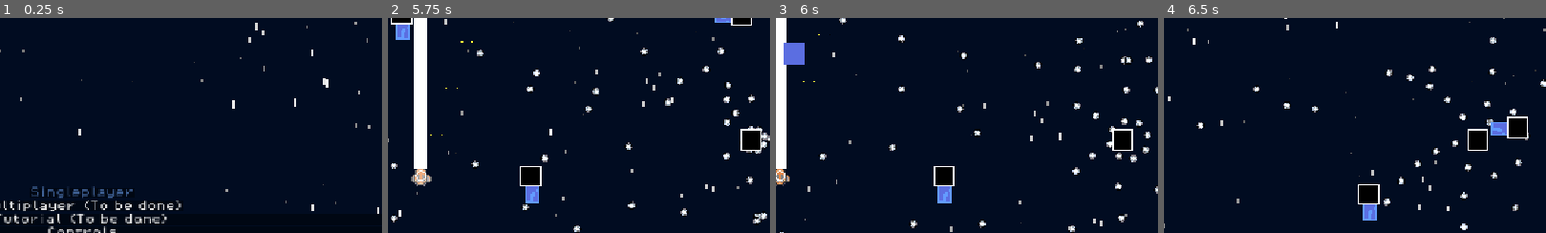
Above: before the commit, frames 1-4 (left to right).
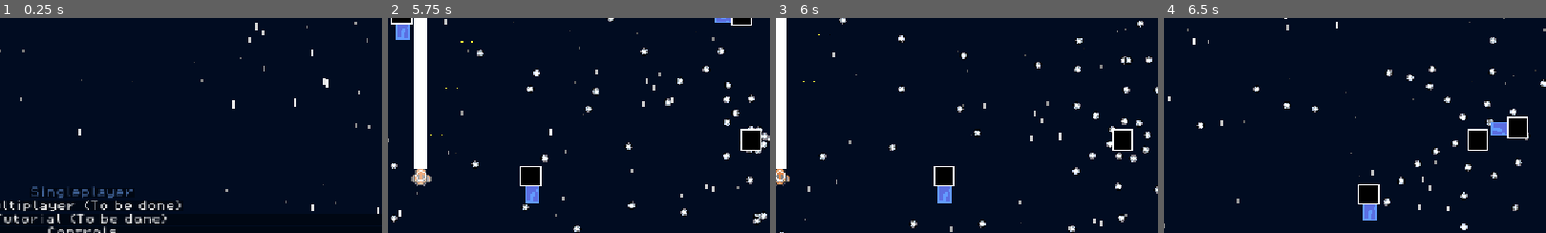
Above: after the commit, the same moments.

Repository: Draftier/Geometric-Invasion-CSS-497
Game: Godot game, scene res://scenes/UI/main_menu.tscn
The game is run twice, just before and just after one commit, with the same random seed, the same clock (stepped at 60 frames per second) and the same inputs. The engine's default icon, where the game draws it, is replaced by a stand-in: a white triangle on a blue panel in a dark square.
Inputs:
- Up to frame 1 (0.25 s): no input
- Up to frame 2 (5.75 s): hold Right (right) 0.53-1.25 s; tap X (ability) at 0.6, 4.35 s; click "Singleplayer" at 1.25 s; click "Start game" at 2 s; hold Down (down) 2.78-3.53 s; tap Z (shoot) at 2.85 s; hold Right (right) 3.53-4.28 s; hold Shift (slow) 3.53-4.28 s; hold Up (up) 4.28-5.03 s; hold Left (left) from 5.03 s (still down); hold Z (shoot) from 5.03 s (still down)
- Up to frame 3 (6 s): keep holding Left (left); release Z (shoot) at 5.78 s; tap Shift (slow) at 5.85 s
- Up to frame 4 (6.5 s): keep holding Left (left)
The pictures show only the part of the screen within x 39-89%, y 38-88%; the shares and areas given below are measured in that part.

Frames 1-2 are identical in both runs. In frame 3, 0.6% of the frame differs, in the area x 2-8%, y 11-22%; in frame 4, nothing differs.
Error after the commit: Invalid access to property or key 'enemies' on a base object of type 'Node (Global.gd)'. (res://scripts/enemy/base_enemy.gd:223)

Commit message:
Added id's for enemies, made it so that client requests damage to server, made it so that server broadcasts spawn events to peers

Diff:
--- a/geometric-invasion/scenes/Enemy/enemy.tscn
+++ b/geometric-invasion/scenes/Enemy/enemy.tscn
@@ -105,4 +105,5 @@
 
 [node name="VisibleOnScreenNotifier2D" type="VisibleOnScreenNotifier2D" parent="." unique_id=247689940]
 
+[connection signal="child_entered_tree" from="." to="." method="_on_child_entered_tree"]
 [connection signal="screen_exited" from="VisibleOnScreenNotifier2D" to="." method="_on_visible_on_screen_notifier_2d_screen_exited"]
--- a/geometric-invasion/scripts/Global.gd
+++ b/geometric-invasion/scripts/Global.gd
@@ -2,3 +2,5 @@
 
 var player : PackedScene = load("res://scenes/Player/player_default_shooting_style.tscn")
 var ability : PackedScene = load("res://scenes/Ability/ability_laser.tscn")
+
+var current_enemy_id = 0
--- a/geometric-invasion/scripts/enemy/base_enemy.gd
+++ b/geometric-invasion/scripts/enemy/base_enemy.gd
@@ -39,7 +39,14 @@
 
 var points_copy : Array[Vector2]
 
+var id : int
+
 func _ready() -> void:
+	id = Global.current_enemy_id
+	Global.current_enemy_id += 1
+
+	self.name = str(id)
+
 	# Run the movement events as a coroutine
 	temp_speed = speed
 	execute_movement_events()
@@ -93,6 +100,7 @@
 
 		pass
 
+@rpc("any_peer", "call_local", "reliable")
 # Function to calculate health and hit upon getting hit by player bullet
 func take_damage(damage : int) -> void:
 	# Subtract one  health
@@ -200,5 +208,16 @@
 	function_direction = direction_vector
 
 func execute_attack_events() -> void:
-
 	pass
+
+@rpc("any_peer", "call_remote", "reliable")
+func request_take_damage(damage_giver_pos : Vector2, damage_amount : float) -> void:
+	if !multiplayer.is_server():
+		return
+
+	if damage_giver_pos.distance_to(self.position) <= 0.1:
+		take_damage.rpc(damage_amount)
+
+
+func _on_child_entered_tree(node: Node) -> void:
+	Global.enemies.push_back(self)
--- a/geometric-invasion/scripts/hurt_and_hit_box/hurtbox.gd
+++ b/geometric-invasion/scripts/hurt_and_hit_box/hurtbox.gd
@@ -22,7 +22,10 @@
 	# There's another interaction with owner node that is detailed in if statement
 	# If owner of hitbox is not ability then check if it can take damage if so dish out damage
 	if owner.has_method("take_damage") and hitbox.owner is not Ability:
-		owner.take_damage(hitbox.damage)
+		if multiplayer.is_server():
+			owner.take_damage.rpc(hitbox.damage)
+		else:
+			owner.request_take_damage.rpc_id(1, hitbox.position, hitbox.damage)
 
 	# If the owner of the hitbox is an ability then do different checks
 	elif hitbox.owner is Ability:
--- a/geometric-invasion/scripts/level_manager/level_manager.gd
+++ b/geometric-invasion/scripts/level_manager/level_manager.gd
@@ -40,8 +40,6 @@
 	# Start the timer
 	$LevelTimer.start()
 
-
-
 func _process(_delta: float) -> void:
 	# Calculate the current time every frame
 	current_time = (($LevelTimer.time_left - $LevelTimer.wait_time) * -1)
@@ -52,7 +50,9 @@
 		## Loop through events
 		if events[event_index].time_to_occur <= current_time:
 			print("Current_time: ", current_time)
-			execute_event(events[event_index])
+			if multiplayer.is_server():
+				execute_event.rpc(event_index)
+			#execute_event(events[event_index])
 			event_index += 1
 
 	$Label.text = "Time left: " + str($LevelTimer.time_left as int)
@@ -71,7 +71,9 @@
 
 
 # Function to execute an event
-func execute_event(event : Spawn_Event) -> void:
+@rpc("authority", "call_local", "reliable")
+func execute_event(event_index : int) -> void:
+	var event = events[event_index]
 	for i in spawners:
 		if i.id == event.spawner:
 			i.execute_spawn_event(event)
--- a/geometric-invasion/scripts/player/player.gd
+++ b/geometric-invasion/scripts/player/player.gd
@@ -89,7 +89,9 @@
 			self.set_process(false)
 
 
+
 # Function that allows the player to take damage
+@rpc("any_peer", "call_local", "reliable")
 func take_damage(damage : int) -> void:
 	#print("hit")
 	if invulnerable == false and lives > 0:
@@ -114,3 +116,12 @@
 	print("Picked up charge")
 	ability.charge()
 	body.queue_free()
+
+@rpc("any_peer", "call_remote", "reliable")
+func request_take_damage(damage_giver_pos : Vector2, damage_amount : float) -> void:
+	if !multiplayer.is_server():
+		return
+
+	if damage_giver_pos.distance_to(self.position) <= 5:
+		take_damage.rpc(damage_amount)
+	pass
--- a/geometric-invasion/spawn_point.gd
+++ b/geometric-invasion/spawn_point.gd
@@ -10,6 +10,7 @@
 func _ready() -> void:
 	#PoolManager.init_pools()
 	pass
+
 
 # Function to spawn enemies given a spawn event
 func execute_spawn_event(event : Spawn_Event) -> void:
